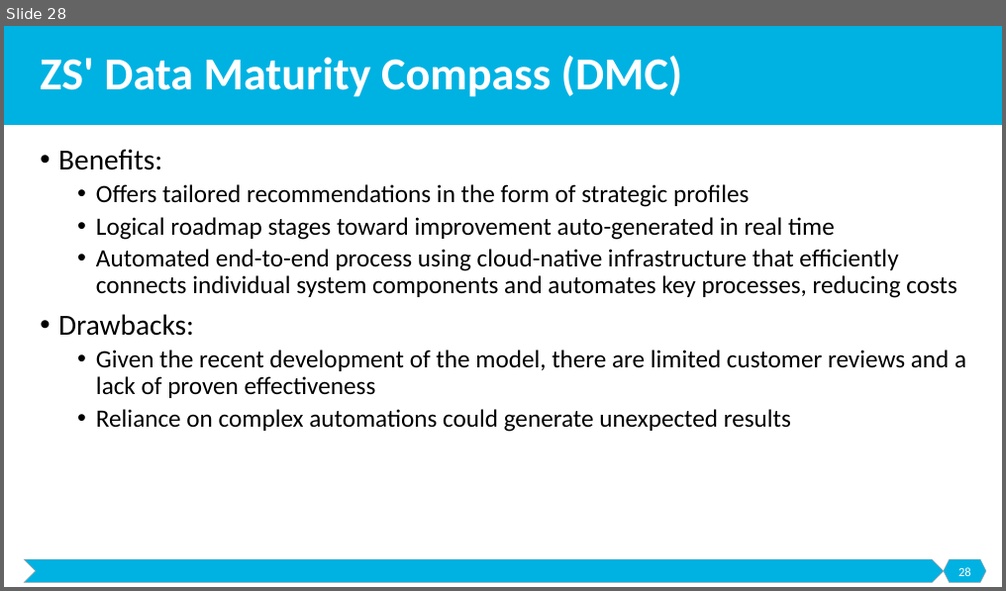
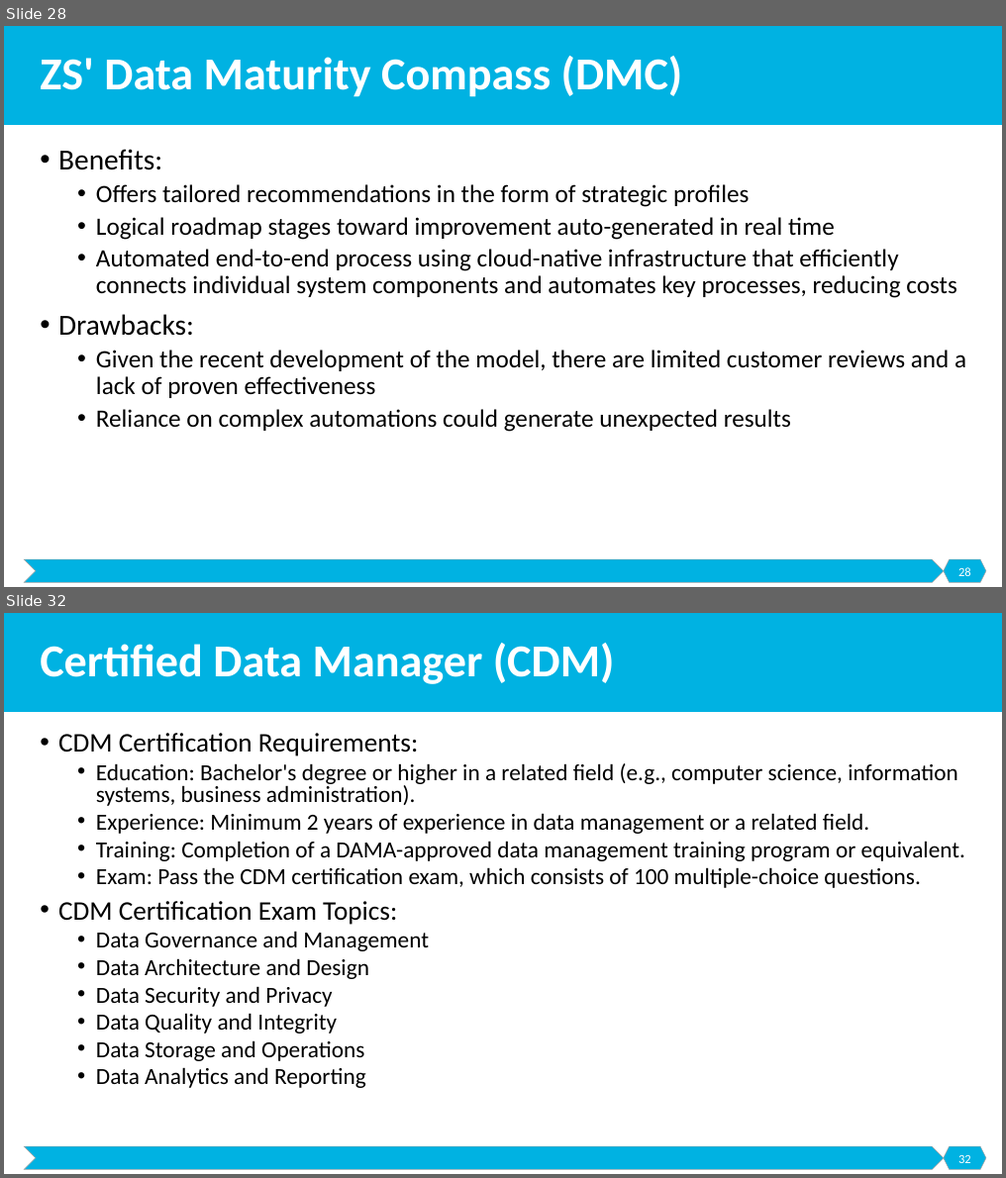
Before and after one commit to malenezi/malenezi, a slide deck: IS466/Lectures/8-Maturity/Maturity Models.pptx. Shown one above the other, each under a label of ours: slide 28 before the commit, slides 28 and 32 after it; the slides between them are not shown. The pictures are 1006x591 and 1006x1178 pixels, drawn with LibreOffice and Linux fonts; fonts in the diff are those of the drawing. Boxes give left, top, right and bottom in pixels: in the first picture for what was removed or moved away, otherwise in the second. Text is boxed around its words. In the diff, an @@ line names an element or a change of style, - is before the commit and + after.

```diff
--- a/IS466/Lectures/8-Maturity/Maturity Models.pptx
+++ b/IS466/Lectures/8-Maturity/Maturity Models.pptx
@@ slide 32 added at box(4, 613, 1002, 1174), background #FFFFFF; not listed: 3 template elements that a slide beside it also shows @@
@@ title added at box(40, 643, 615, 684), 44 pt, text #FFFFFF, bold @@
+Certified Data Manager (CDM)
@@ text added at box(58, 733, 965, 1088), 22.2 pt, text #000000 @@
+• CDM Certification Requirements:
+  • Education: Bachelor's degree or higher in a related field (e.g., computer science, information systems, business administration).
+  • Experience: Minimum 2 years of experience in data management or a related field.
+  • Training: Completion of a DAMA-approved data management training program or equivalent.
+  • Exam: Pass the CDM certification exam, which consists of 100 multiple-choice questions.
+• CDM Certification Exam Topics:
+  • Data Governance and Management
+  • Data Architecture and Design
+  • Data Security and Privacy
+  • Data Quality and Integrity
+  • Data Storage and Operations
+  • Data Analytics and Reporting
@@ page number added at box(958, 1156, 971, 1163), 12 pt, text #FFFFFF @@
+32
```
Also in this commit, not shown: 5 other slides added, 2 other files.
